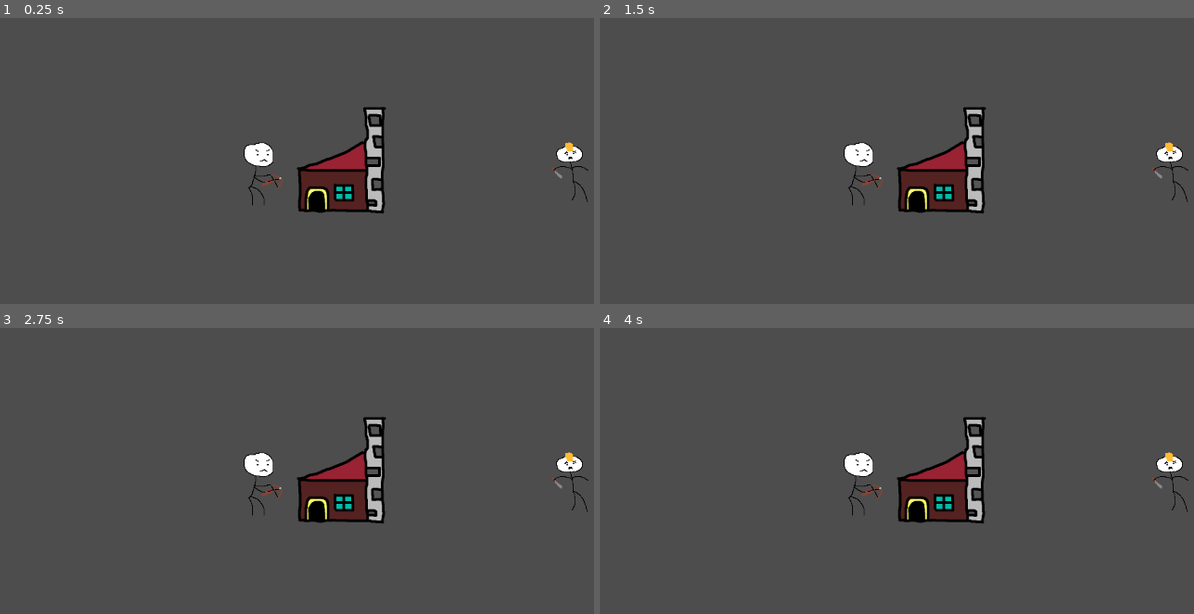
Above: before the commit, frames 1-4 (two rows, left to right).
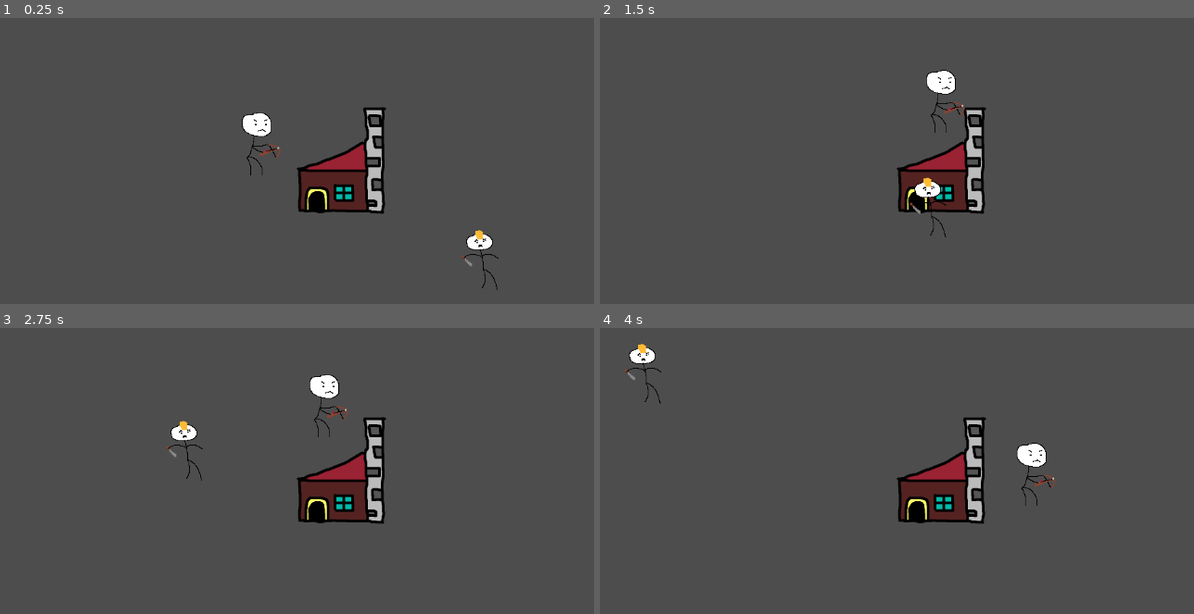
Above: after the commit, the same moments.

Repository: danielday-dev/MicroJam034
Game: Godot game, scene res://Scenes/main.tscn
Two runs of this game, one before a commit and one after it. Both use one fixed random seed, a clock stepped at 60 frames per second and the inputs below.
Inputs (mouse positions are in pixels of both pictures, inside the frame that each line leads up to):
- Up to frame 1 (0.25 s): no input
- Up to frame 2 (1.5 s): move the mouse to (1122, 152) at 0.52 s; right-click (1122, 152) at 0.6 s; move the mouse to (813, 195) at 1.27 s; right-click (813, 195) at 1.35 s
- Up to frame 3 (2.75 s): move the mouse to (439, 393) at 2.02 s; right-click (439, 393) at 2.1 s
- Up to frame 4 (4 s): move the mouse to (926, 568) at 2.77 s; right-click (926, 568) at 2.85 s; move the mouse to (1182, 545) at 3.52 s; right-click (1182, 545) at 3.6 s

The runs differ from the first frame. In frame 1, 1.7% of the frame differs, in the area x 40-100%, y 32-96%; in frame 2, 1.8%; in frame 3, 1.8%; in frame 4, 1.8%, in the area x 4-100%, y 5-69%.

Commit message:
day 2, setup is more or less done and hopefully commits are more consistent from here as I actually have a list now

Diff:
--- /dev/null
+++ b/Assets/Enemy/enemy.gd
@@ -0,0 +1,29 @@
+extends CharacterBody2D
+
+var movementSpeed: float = 200.0
+var movementTargetPosition: Vector2 = Vector2(60.0,180.0)
+
+func _ready() -> void:
+	$NavAgent.path_desired_distance = 4
+	$NavAgent.target_desired_distance = 4
+
+	actorSetup()
+
+
+func actorSetup() -> void:
+	await get_tree().physics_frame
+	print("Enemy Actor Setup Starting")
+	setMovementTarget(movementTargetPosition)
+
+func setMovementTarget(movementTargetPosition) ->  void:
+	$NavAgent.target_position = movementTargetPosition
+
+func _physics_process(delta: float) -> void:
+	if $NavAgent.is_navigation_finished():
+		return
+
+	var currentAgentPosition : Vector2 = global_position
+	var nextPathPosition : Vector2 = $NavAgent.get_next_path_position()
+
+	velocity = currentAgentPosition.direction_to(nextPathPosition) * movementSpeed
+	move_and_slide()
--- a/Assets/Enemy/enemy.tscn
+++ b/Assets/Enemy/enemy.tscn
@@ -1,6 +1,7 @@
-[gd_scene load_steps=6 format=3 uid="uid://5j3nb5xgmmgp"]
+[gd_scene load_steps=7 format=3 uid="uid://5j3nb5xgmmgp"]
 
 [ext_resource type="Texture2D" uid="uid://dwevncnj82n1e" path="res://Assets/Enemy/Schmuck.png" id="1_l8vq8"]
+[ext_resource type="Script" path="res://Assets/Enemy/enemy.gd" id="1_t0oi1"]
 [ext_resource type="PackedScene" uid="uid://dlybgs1xchyw7" path="res://Assets/Components/HealthComponent.tscn" id="1_vvxoh"]
 [ext_resource type="PackedScene" uid="uid://bie4s72qqxl17" path="res://Assets/Components/NavComponent.tscn" id="3_ga1w7"]
 
@@ -11,11 +12,10 @@
 radius = 26.0
 height = 94.0
 
-[node name="Enemy" type="Node2D"]
+[node name="Enemy" type="CharacterBody2D" groups=["Enemy"]]
+script = ExtResource("1_t0oi1")
 
-[node name="Body" type="RigidBody2D" parent="."]
-
-[node name="MovementCollider" type="CollisionShape2D" parent="Body"]
+[node name="MovementCollider" type="CollisionShape2D" parent="."]
 shape = SubResource("RectangleShape2D_hjcfh")
 
 [node name="Sprite" type="Sprite2D" parent="."]
@@ -24,9 +24,13 @@
 texture = ExtResource("1_l8vq8")
 
 [node name="HealthComponent" parent="." instance=ExtResource("1_vvxoh")]
+collision_layer = 4
+collision_mask = 0
 
 [node name="Hurtbox" type="CollisionShape2D" parent="HealthComponent"]
 position = Vector2(-7, -43)
 shape = SubResource("CapsuleShape2D_1s70d")
 
 [node name="NavComponent" parent="." instance=ExtResource("3_ga1w7")]
+
+[node name="NavAgent" type="NavigationAgent2D" parent="."]
--- a/Assets/Player/arrow.gd
+++ b/Assets/Player/arrow.gd
@@ -1,5 +1,14 @@
-extends Node2D
+extends RigidBody2D
 
+@export var speed : float = 200;
+@export var damage : float = 10;
+
+func setPosition(position : Vector2) -> void:
+	self.global_position = position
+
+func setDirection(direction : Vector2) -> void:
+	linear_velocity = direction * speed
+	rotation = direction.angle()
 
 func _on_destructor_timeout() -> void:
 	self.queue_free()
--- a/Assets/Player/arrow.tscn
+++ b/Assets/Player/arrow.tscn
@@ -6,18 +6,20 @@
 [sub_resource type="RectangleShape2D" id="RectangleShape2D_2cjbr"]
 size = Vector2(20, 5)
 
-[node name="Arrow" type="Node2D"]
+[node name="Arrow" type="RigidBody2D"]
+collision_layer = 0
+collision_mask = 4
+gravity_scale = 0.0
 script = ExtResource("1_5rwjn")
+speed = 400.0
+
+[node name="Hitbox" type="CollisionShape2D" parent="."]
+position = Vector2(0, 0.5)
+shape = SubResource("RectangleShape2D_2cjbr")
 
 [node name="Sprite" type="Sprite2D" parent="."]
 texture_filter = 1
 texture = ExtResource("1_yd4nb")
-
-[node name="Body" type="RigidBody2D" parent="."]
-
-[node name="Hitbox" type="CollisionShape2D" parent="Body"]
-position = Vector2(0, 0.5)
-shape = SubResource("RectangleShape2D_2cjbr")
 
 [node name="Destructor" type="Timer" parent="."]
 wait_time = 2.0
--- /dev/null
+++ b/Assets/Player/player.gd
@@ -0,0 +1,84 @@
+extends CharacterBody2D
+
+
+var movementSpeed: float = 200.0
+var movementTargetPosition: Vector2 = Vector2(400.0,180.0)
+var attackPrepared : bool = false
+var currentAttackTarget : Vector2 = Vector2.ZERO
+var arrow = load("res://Assets/Player/arrow.tscn")
+
+
+func _ready() -> void:
+	$NavAgent.path_desired_distance = 4
+	$NavAgent.target_desired_distance = 4
+
+	actorSetup()
+
+
+
+func actorSetup() -> void:
+	await get_tree().physics_frame
+	print("Enemy Actor Setup Starting")
+	setMovementTarget(movementTargetPosition)
+
+func setMovementTarget(movementTargetPosition) -> void:
+	$NavAgent.target_position = movementTargetPosition
+
+func _physics_process(delta: float) -> void:
+	# check for click input
+	if Input.is_action_just_released("right_click"):
+
+		setMovementTarget(get_global_mouse_position())
+
+	if $NavAgent.is_navigation_finished():
+		if attackPrepared:
+			chooseTarget()
+			if currentAttackTarget != Vector2.ZERO:
+				shootArrow()
+		return
+
+	var currentAgentPosition : Vector2 = global_position
+	var nextPathPosition : Vector2 = $NavAgent.get_next_path_position()
+
+	velocity = currentAgentPosition.direction_to(nextPathPosition) * movementSpeed
+	move_and_slide()
+
+func chooseTarget() -> void:
+	# function to pick closest enemy to player and store its location
+	# searches area around player for node type "enemy"
+	# if no targets, then sets to zero
+	var minimumDistance : float = $AttackRange/Range.shape.radius
+	var checkval : float = minimumDistance
+	for enemy : Node2D in enemies:
+		var distanceToEnemy = self.global_position.distance_to(enemy.global_position)
+		if distanceToEnemy < minimumDistance:
+			minimumDistance = distanceToEnemy
+			currentAttackTarget = enemy.global_position
+
+	if checkval == minimumDistance:
+		currentAttackTarget = Vector2.ZERO
+	return
+
+func shootArrow() -> void:
+	# shoots an arrow in the direction of the target
+	var arrowInstance = arrow.instantiate()
+	ProjectileList.addProjectile(arrowInstance) #WARNING Small coupling issue but is cleanish solution
+	var directionToEnemy : Vector2 = self.global_position.direction_to(currentAttackTarget)
+	arrowInstance.setPosition(self.global_position)
+	arrowInstance.setDirection(directionToEnemy)
+	attackPrepared = false
+	$AttackTimer.start()
+
+
+func _on_attack_timer_timeout() -> void:
+	attackPrepared = true;
+
+var enemies : Dictionary = {}
+func _on_attack_range_body_entered(body: Node2D) -> void:
+	if body.is_in_group("Enemy"):
+		enemies[body] = null
+
+func _on_attack_range_body_exited(body: Node2D) -> void:
+	if body.is_in_group("Enemy"):
+		if enemies.has(body):
+			enemies.erase(body)
--- a/Assets/Player/player.tscn
+++ b/Assets/Player/player.tscn
@@ -1,22 +1,19 @@
-[gd_scene load_steps=6 format=3 uid="uid://ck4g802ppunbg"]
+[gd_scene load_steps=7 format=3 uid="uid://ck4g802ppunbg"]
 
 [ext_resource type="PackedScene" uid="uid://dlybgs1xchyw7" path="res://Assets/Components/HealthComponent.tscn" id="1_62bl5"]
+[ext_resource type="Script" path="res://Assets/Player/player.gd" id="1_gxqyn"]
 [ext_resource type="Texture2D" uid="uid://cc3lyr0tu3ta6" path="res://Assets/Player/Gyattcher.png" id="1_j8db3"]
 [ext_resource type="PackedScene" uid="uid://bie4s72qqxl17" path="res://Assets/Components/NavComponent.tscn" id="3_ejf03"]
-
-[sub_resource type="RectangleShape2D" id="RectangleShape2D_b5w7s"]
-size = Vector2(34, 21)
 
 [sub_resource type="CapsuleShape2D" id="CapsuleShape2D_3cf0f"]
 radius = 24.0
 height = 98.0
 
-[node name="Player" type="Node2D"]
+[sub_resource type="CircleShape2D" id="CircleShape2D_ftyrq"]
+radius = 232.009
 
-[node name="Body" type="CharacterBody2D" parent="."]
-
-[node name="MovementCollider" type="CollisionShape2D" parent="Body"]
-shape = SubResource("RectangleShape2D_b5w7s")
+[node name="Player" type="CharacterBody2D"]
+script = ExtResource("1_gxqyn")
 
 [node name="Sprite" type="Sprite2D" parent="."]
 texture_filter = 1
@@ -25,9 +22,25 @@
 
 [node name="HealthComponent" parent="." instance=ExtResource("1_62bl5")]
 position = Vector2(2, -47)
+collision_layer = 2
+collision_mask = 0
 
 [node name="Hurtbox" type="CollisionShape2D" parent="HealthComponent"]
 position = Vector2(-1, 0)
 shape = SubResource("CapsuleShape2D_3cf0f")
 
 [node name="NavComponent" parent="." instance=ExtResource("3_ejf03")]
+
+[node name="NavAgent" type="NavigationAgent2D" parent="."]
+
+[node name="AttackTimer" type="Timer" parent="."]
+autostart = true
+
+[node name="AttackRange" type="Area2D" parent="."]
+
+[node name="Range" type="CollisionShape2D" parent="AttackRange"]
+shape = SubResource("CircleShape2D_ftyrq")
+
+[connection signal="timeout" from="AttackTimer" to="." method="_on_attack_timer_timeout"]
+[connection signal="body_entered" from="AttackRange" to="." method="_on_attack_range_body_entered"]
+[connection signal="body_exited" from="AttackRange" to="." method="_on_attack_range_body_exited"]
--- a/Assets/TownHall/townhall.tscn
+++ b/Assets/TownHall/townhall.tscn
@@ -3,19 +3,19 @@
 [ext_resource type="Texture2D" uid="uid://cj47i3coj66o1" path="res://Assets/TownHall/th.png" id="1_rlaud"]
 
 [sub_resource type="RectangleShape2D" id="RectangleShape2D_g4gv5"]
-size = Vector2(1032, 563)
+size = Vector2(268, 214)
 
-[node name="TownHall" type="Node2D"]
+[node name="TownHall" type="StaticBody2D"]
+
+[node name="Collider" type="CollisionShape2D" parent="."]
+position = Vector2(1, -53.5)
 scale = Vector2(0.5, 0.5)
+shape = SubResource("RectangleShape2D_g4gv5")
 
 [node name="Sprite" type="Sprite2D" parent="."]
-position = Vector2(-6, -193)
+position = Vector2(-3, -96)
+scale = Vector2(0.5, 0.5)
 texture = ExtResource("1_rlaud")
 
-[node name="Body" type="StaticBody2D" parent="."]
-scale = Vector2(0.5, 0.5)
-
-[node name="Collider" type="CollisionShape2D" parent="Body"]
-position = Vector2(-4, -152)
-scale = Vector2(0.5, 0.5)
-shape = SubResource("RectangleShape2D_g4gv5")
+[node name="NavigationObstacle2D" type="NavigationObstacle2D" parent="."]
+vertices = PackedVector2Array(-65, -105, 66, -105, 67, -1, -66, -1)
--- /dev/null
+++ b/Assets/staticManagementScripts/projectileList.gd
@@ -0,0 +1,13 @@
+extends Node
+class_name ProjectileList
+
+static var s_projectileList : Node = null
+
+func _ready() -> void:
+	s_projectileList = self
+
+
+static func addProjectile(projectile) -> void:
+	if s_projectileList == null:
+		return
+	s_projectileList.add_child(projectile)
--- a/Scenes/main.tscn
+++ b/Scenes/main.tscn
@@ -1,13 +1,15 @@
-[gd_scene load_steps=5 format=3 uid="uid://ccb55bhony4p1"]
+[gd_scene load_steps=6 format=3 uid="uid://ccb55bhony4p1"]
 
 [ext_resource type="PackedScene" uid="uid://ck4g802ppunbg" path="res://Assets/Player/player.tscn" id="1_5ppy1"]
 [ext_resource type="PackedScene" uid="uid://5j3nb5xgmmgp" path="res://Assets/Enemy/enemy.tscn" id="2_2ofte"]
 [ext_resource type="PackedScene" uid="uid://chbfjci5l7780" path="res://Assets/TownHall/townhall.tscn" id="3_kgxc7"]
+[ext_resource type="Script" path="res://Assets/staticManagementScripts/projectileList.gd" id="4_bp2fu"]
 
 [sub_resource type="NavigationPolygon" id="NavigationPolygon_vf8sl"]
-vertices = PackedVector2Array(621.5, 392.188, 1142.95, 637.961, 10.9609, 634.031, 472.5, 392.188, 9.03125, 8.02344, 472.5, 301.813, 1140.04, 10.9688, 621.5, 301.813)
+vertices = PackedVector2Array(626, 395, 1142.95, 637.961, 10.9609, 634.031, 472, 395, 9.03125, 8.02344, 472, 268, 1140.04, 10.9688, 626, 268)
 polygons = Array[PackedInt32Array]([PackedInt32Array(0, 1, 2, 3), PackedInt32Array(3, 2, 4, 5), PackedInt32Array(5, 4, 6, 7), PackedInt32Array(7, 6, 1, 0)])
 outlines = Array[PackedVector2Array]([PackedVector2Array(-1, -2, 1150, 1, 1153, 648, 1, 644)])
+parsed_collision_mask = 4294967041
 
 [node name="Main" type="Node2D"]
 
@@ -17,12 +19,15 @@
 [node name="Enemies" type="Node" parent="."]
 
 [node name="Enemy" parent="Enemies" instance=ExtResource("2_2ofte")]
-position = Vector2(910, 365)
+position = Vector2(814, 517)
 
-[node name="Buildings" type="NavigationRegion2D" parent="."]
+[node name="NavRegion" type="NavigationRegion2D" parent="."]
 position = Vector2(-7, 1)
 navigation_polygon = SubResource("NavigationPolygon_vf8sl")
 
-[node name="TownHall" parent="Buildings" instance=ExtResource("3_kgxc7")]
+[node name="TownHall" parent="NavRegion" instance=ExtResource("3_kgxc7")]
 z_index = -1
 position = Vector2(548, 385)
+
+[node name="ProjectileList" type="Node" parent="."]
+script = ExtResource("4_bp2fu")
--- a/project.godot
+++ b/project.godot
@@ -21,6 +21,24 @@
 "res://Assets/Components/Scripts/": "red"
 }
 
+[global_group]
+
+Enemy="group containing all enemies"
+
+[input]
+
+right_click={
+"deadzone": 0.5,
+"events": [Object(InputEventMouseButton,"resource_local_to_scene":false,"resource_name":"","device":-1,"window_id":0,"alt_pressed":false,"shift_pressed":false,"ctrl_pressed":false,"meta_pressed":false,"button_mask":2,"position":Vector2(65, 26),"global_position":Vector2(74, 72),"factor":1.0,"button_index":2,"canceled":false,"pressed":true,"double_click":false,"script":null)
+]
+}
+
+[layer_names]
+
+2d_physics/layer_1="Movement"
+2d_physics/layer_2="EnemyAttacks"
+2d_physics/layer_3="PlayerAttacks"
+
 [rendering]
 
 renderer/rendering_method="gl_compatibility"
